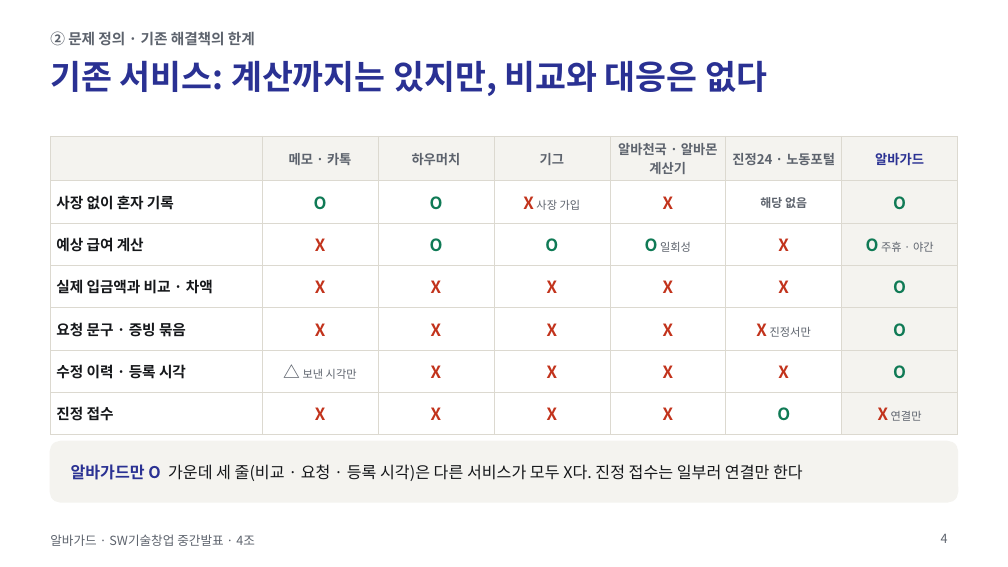
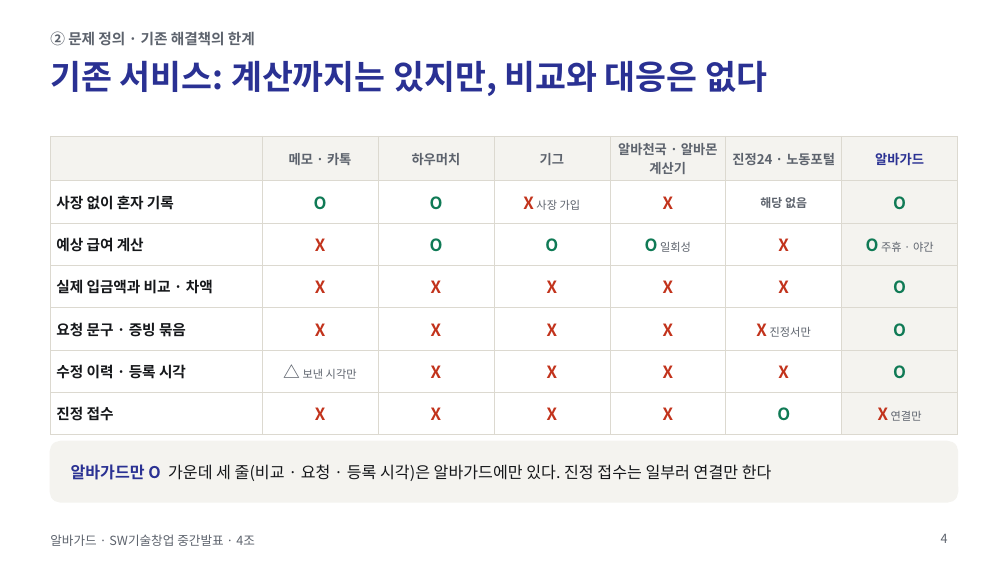
Before and after one commit to jihooni217/albaguard, a slide deck: slide 4 of docs/06_중간발표_PPT.pptx. Drawn at 1008x567 pixels with LibreOffice and Linux fonts; fonts in the diff are those of the drawing. Boxes give left, top, right and bottom in pixels: in the first picture for what was removed or moved away, otherwise in the second. Text is boxed around its words. In the diff, an @@ line names an element or a change of style, - is before the commit and + after.

```diff
--- a/docs/06_중간발표_PPT.pptx
+++ b/docs/06_중간발표_PPT.pptx
@@ text at (x1=71, y1=464, x2=772, y2=481): text changed @@
-알바가드만 O 가운데 세 줄(비교 · 요청 · 등록 시각)은 다른 서비스가 모두 X다. 진정 접수는 일부러 연결만 한다
+알바가드만 O 가운데 세 줄(비교 · 요청 · 등록 시각)은 알바가드에만 있다. 진정 접수는 일부러 연결만 한다
```
Also in this commit, not shown: 8 other slides changed, 1 other file.
